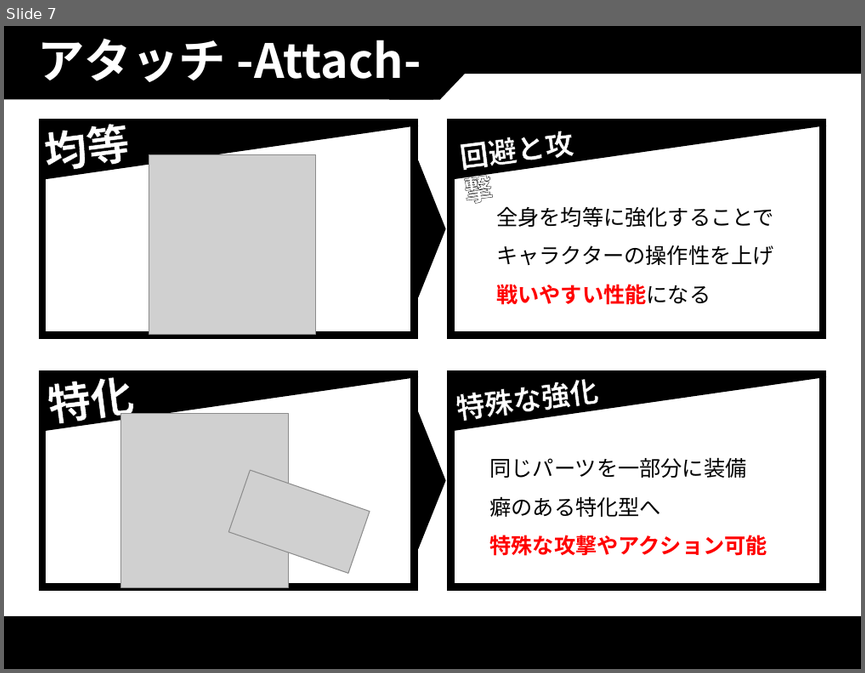
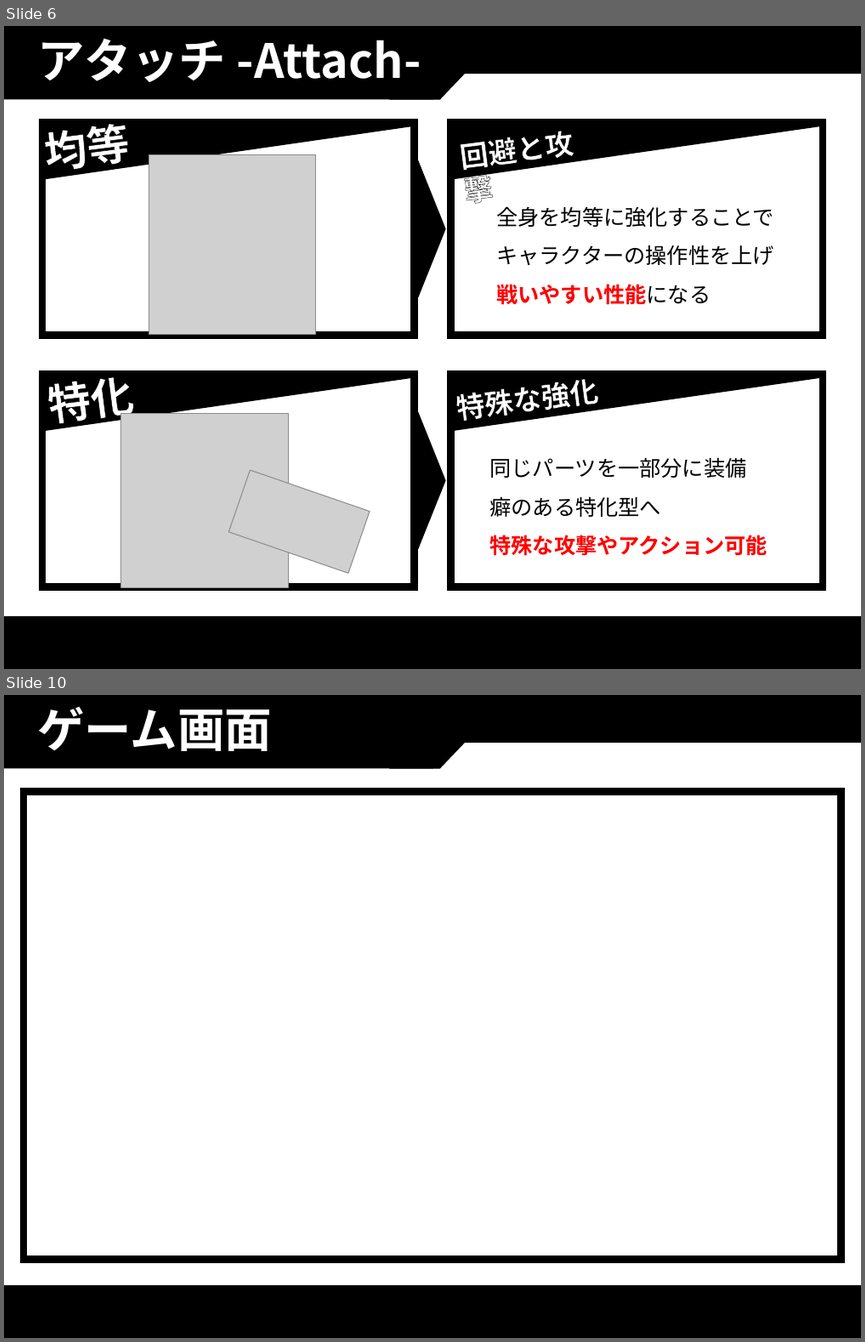
Before and after one commit to thi-bow/2017Team05, a slide deck: 企画/企画書/PurgeVer2.pptx. Shown one above the other, each under a label of ours: slide 7 before the commit, slides 6 and 10 after it; the slides between them are not shown. The pictures are 865x673 and 865x1342 pixels, drawn with LibreOffice and Linux fonts; fonts in the diff are those of the drawing; grey boxes stand for pictures. Boxes give left, top, right and bottom in pixels: in the first picture for what was removed or moved away, otherwise in the second. Text is boxed around its words. In the diff, an @@ line names an element or a change of style, - is before the commit and + after.

```diff
--- a/企画/企画書/PurgeVer2.pptx
+++ b/企画/企画書/PurgeVer2.pptx
@@ slide 10 added at (4, 695, 861, 1338), background #FFFFFF; not listed: 4 template elements that a slide beside it also shows @@
@@ title added at (38, 707, 273, 751), 39.6 pt, text #FFFFFF, bold @@
+ゲーム画面
@@ rounded rectangle added at (24, 792, 841, 1259), fill #FFFFFF, outline #000000 6 pt @@
@@ what was slide 7 is now slide 6 @@
```
Also in this commit, not shown: 3 slides changed, 2 other slides added, 11 other files.
